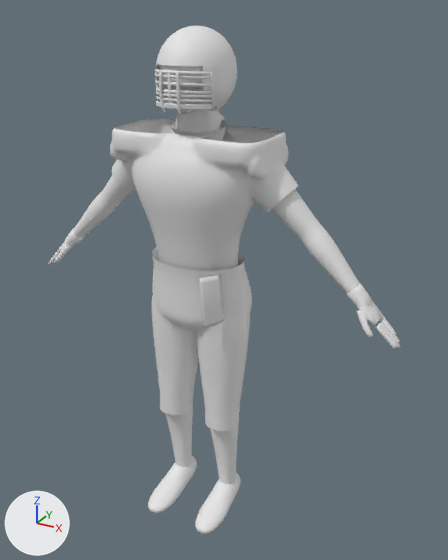
Before and after pictures for a commit that changed the glTF model public/assets/characters/player.glb.
Before and after are seen from a 50 mm camera at (1.116, -1.83, 1.967) aimed at (0.08, 0.054, 1.025). Every picture has the same lights, and +X, +Y and +Z are marked at lower left. The older version comes first. Objects named as collision shapes, trigger or cutter boxes, shadow casters or lower levels of detail are left out.

Objects in the first picture: 'player_lod0'.
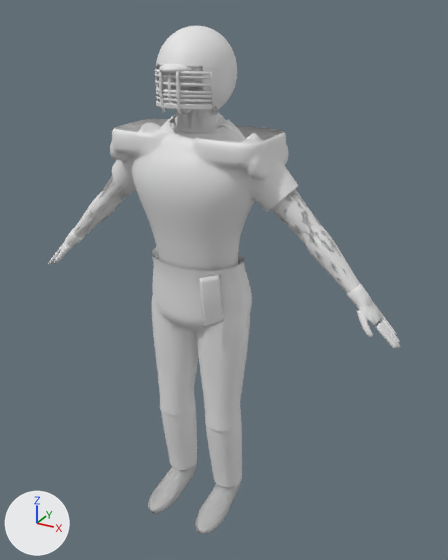
Location of each change, (x1, y1, x2, y2) in pixels of the pictures (448 x 560 px):
'official_lod0', added: after (49, 64, 396, 487)

Patch to the scene script:
```diff
--- a/public/assets/characters/player.glb.py
+++ b/public/assets/characters/player.glb.py
@@ me_official_lod0 @@
+me_official_lod0.from_pydata(...)  # 8978 vertices, 16639 faces; spans x -0.76..0.76, y -0.21..0.15, z 0.0..1.89
+me_official_lod0.materials.append(mat_player)  # white #e7e7e7
@@ ob_official_lod0 @@
+ob_official_lod0 = bpy.data.objects.new('official_lod0', me_official_lod0)
+ob_official_lod0.location = (0.0, 0.0, 0.0)
```
